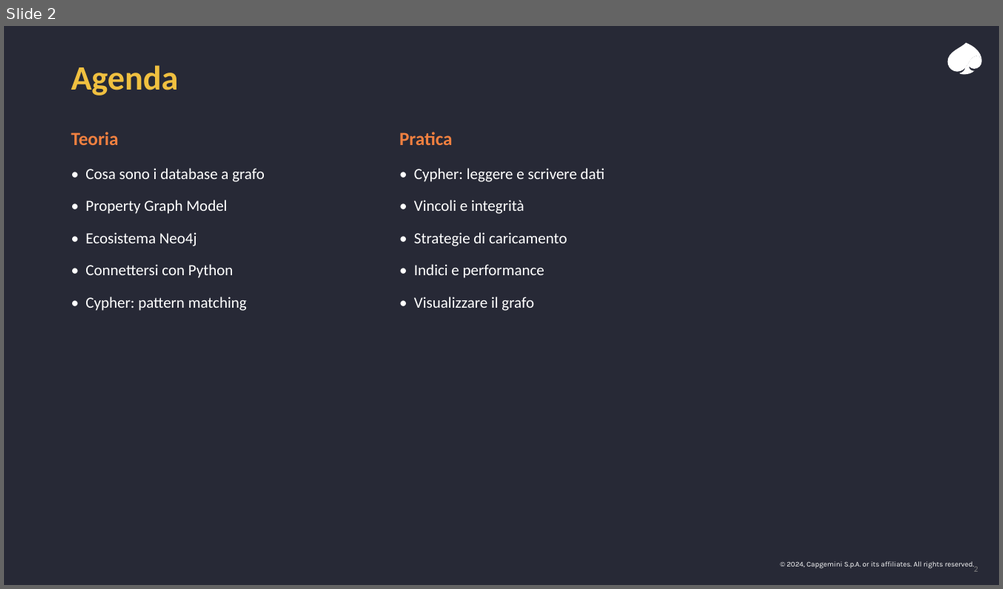
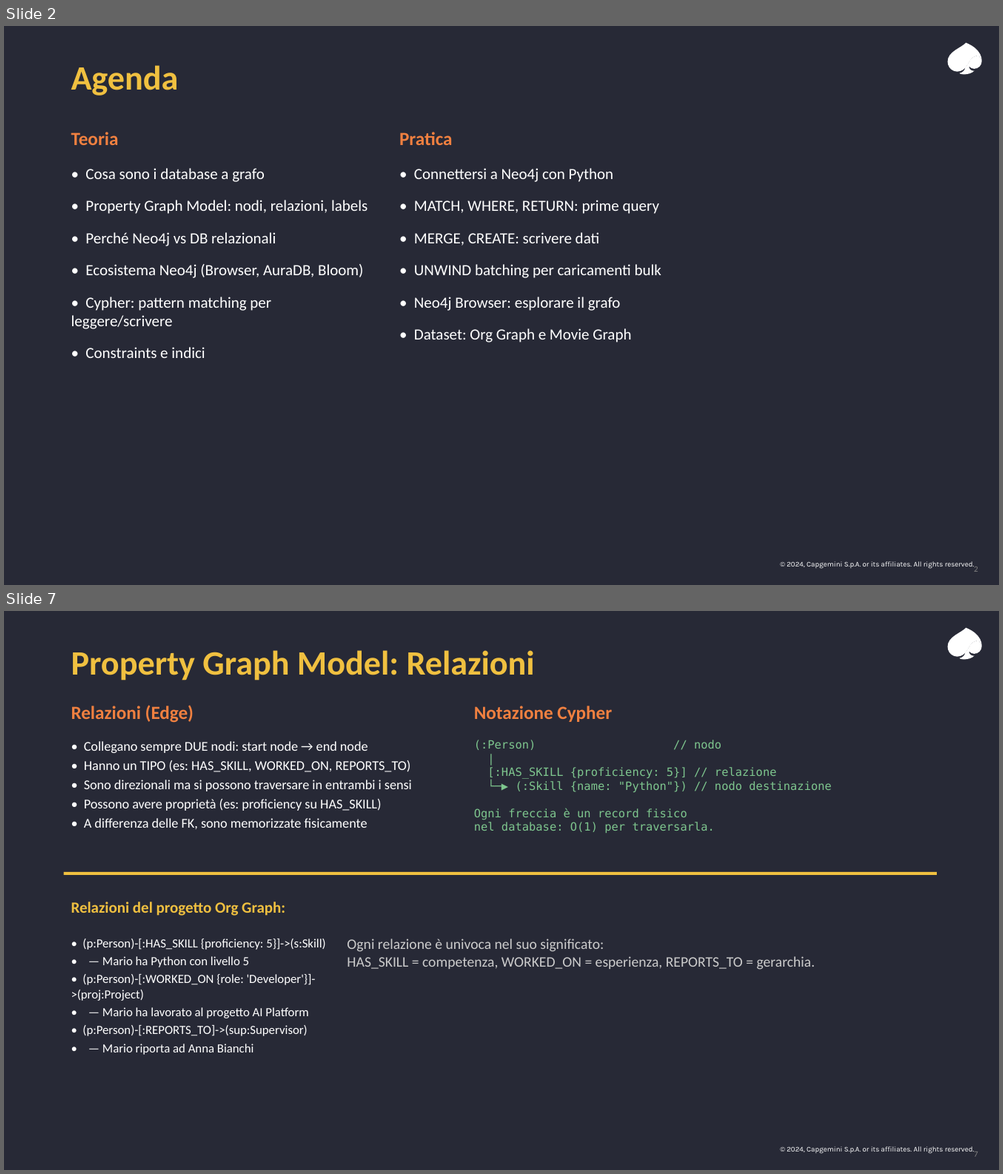
Before and after one commit to leobcc/neo4j-training-course-material, a slide deck: slides/session-01/session-01.pptx. Shown one above the other, each under a label of ours: slide 2 before the commit, slides 2 and 7 after it; the slides between them are not shown. The pictures are 1003x589 and 1003x1174 pixels, drawn with LibreOffice and Linux fonts; fonts in the diff are those of the drawing. Boxes give left, top, right and bottom in pixels: in the first picture for what was removed or moved away, otherwise in the second. Text is boxed around its words. In the diff, an @@ line names an element or a change of style, - is before the commit and + after.

```diff
--- a/slides/session-01/session-01.pptx
+++ b/slides/session-01/session-01.pptx
@@ slide 7 added at bbox=[4, 611, 999, 1170], background #272936; not listed: 4 template elements that a slide beside it also shows @@
@@ text added at bbox=[71, 650, 535, 681], 33 pt, text #F0C040, bold @@
+Property Graph Model: Relazioni
@@ text added at bbox=[71, 705, 193, 723], 18 pt, text #F08040, bold @@
+Relazioni (Edge)
@@ text added at bbox=[474, 706, 612, 722], 18 pt, text #F08040, bold @@
+Notazione Cypher
@@ text added at bbox=[84, 741, 412, 829], 13 pt, text #FFFFFF @@
+• Collegano sempre DUE nodi: start node → end node
+• Hanno un TIPO (es: HAS_SKILL, WORKED_ON, REPORTS_TO)
+• Sono direzionali ma si possono traversare in entrambi i sensi
+• Possono avere proprietà (es: proficiency su HAS_SKILL)
+• A differenza delle FK, sono memorizzate fisicamente
@@ text added at bbox=[474, 740, 831, 833], 11 pt, text #7EC68E @@
+(:Person) // nodo
+|
+[:HAS_SKILL {proficiency: 5}] // relazione
+└─▶ (:Skill {name: "Python"}) // nodo destinazione
+Ogni freccia è un record fisico
+nel database: O(1) per traversarla.
@@ rectangle added at bbox=[64, 872, 936, 875], fill #F0C040 @@
@@ text added at bbox=[71, 902, 285, 916], 15 pt, text #F0C040, bold @@
+Relazioni del progetto Org Graph:
@@ text added at bbox=[71, 939, 325, 1055], 12 pt, text #FFFFFF @@
+• (p:Person)-[:HAS_SKILL {proficiency: 5}]->(s:Skill)
+• — Mario ha Python con livello 5
+• (p:Person)-[:WORKED_ON {role: 'Developer'}]->(proj:Project)
+• — Mario ha lavorato al progetto AI Platform
+• (p:Person)-[:REPORTS_TO]->(sup:Supervisor)
+• — Mario riporta ad Anna Bianchi
@@ text added at bbox=[347, 939, 815, 970], 14 pt, text #CCCCCC @@
+Ogni relazione è univoca nel suo significato:
+HAS_SKILL = competenza, WORKED_ON = esperienza, REPORTS_TO = gerarchia.
@@ slide 2 changed as well @@
@@ text at bbox=[414, 168, 661, 343]: text changed @@
-• Cypher: leggere e scrivere dati
-• Vincoli e integrità
-• Strategie di caricamento
-• Indici e performance
-• Visualizzare il grafo
+• Connettersi a Neo4j con Python
+• MATCH, WHERE, RETURN: prime query
+• MERGE, CREATE: scrivere dati
+• UNWIND batching per caricamenti bulk
+• Neo4j Browser: esplorare il grafo
+• Dataset: Org Graph e Movie Graph
@@ text at bbox=[71, 200, 367, 358]: text changed @@
-• Property Graph Model
-• Ecosistema Neo4j
-• Connettersi con Python
-• Cypher: pattern matching
+• Property Graph Model: nodi, relazioni, labels
+• Perché Neo4j vs DB relazionali
+• Ecosistema Neo4j (Browser, AuraDB, Bloom)
+• Cypher: pattern matching per leggere/scrivere
+• Constraints e indici
```
Also in this commit, not shown: 5 other slides changed, 19 other slides added, 12 slides removed.
